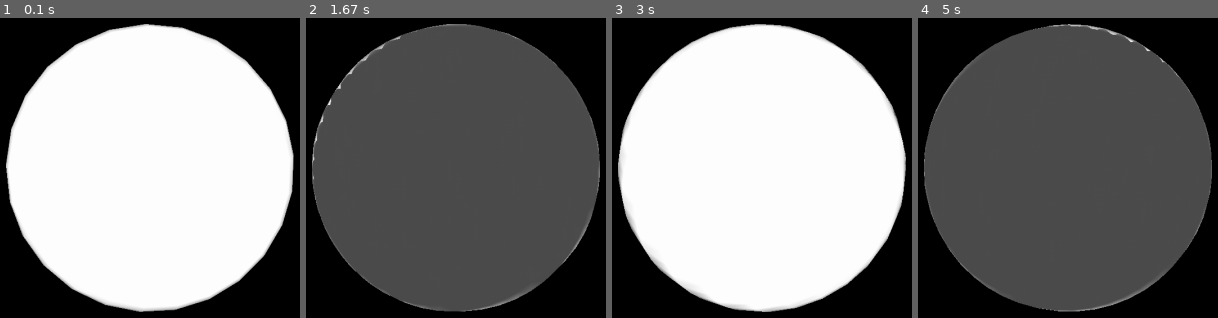
Above: before the commit, frames 1-4 (left to right).
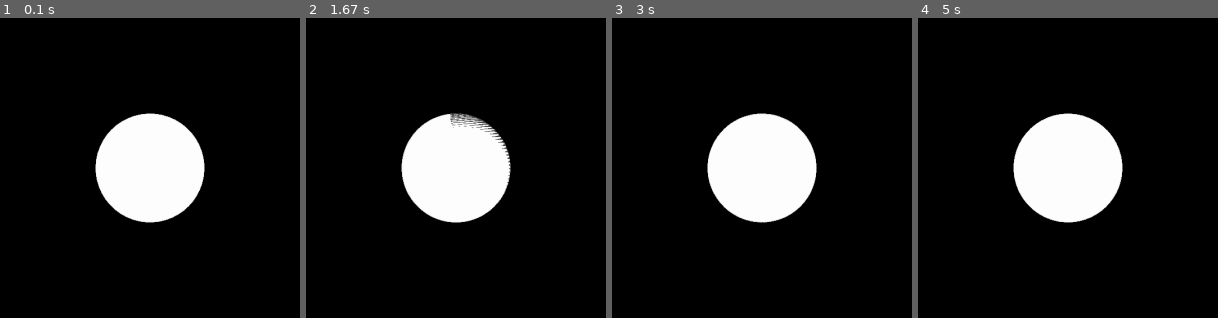
Above: after the commit, the same moments.

Repository: tgm1314-sschwarz/planets
Game: pygame game, started from Sphere.py
Two runs of this game, one before a commit and one after it. Both use one fixed random seed, a clock stepped at 60 frames per second and the inputs below.
Inputs:
- Up to frame 1 (0.1 s): no input
- Up to frame 2 (1.67 s): hold Up 0.33-0.8 s; hold Down 0.83-1.3 s; hold Up from 1.33 s (still down)
- Up to frame 3 (3 s): release Up at 1.8 s; hold Down 1.83-2.3 s; hold Up 2.33-2.8 s; hold Down from 2.83 s (still down)
- Up to frame 4 (5 s): release Down at 3.3 s; hold Up 3.33-3.8 s; hold Down 3.83-4.3 s; hold Up 4.33-4.8 s; hold Down from 4.83 s (still down)

The runs differ from the first frame. In frame 1, 62% of the frame differs, in the area x 2-98%, y 2-98%; in frame 2, 72%; in frame 3, 62%; in frame 4, 72%.

Commit message:
Key input for the rotation speed added

Diff:
--- a/Sphere.py
+++ b/Sphere.py
@@ -25,7 +25,7 @@
             zr1 = cos(lat1)
 
             #glBegin(GL_POINTS)
-            #glBegin(GL_LINES)
+            #glBegin(GL_LINE_STRIP)
             glBegin(GL_QUAD_STRIP)
 
             for j in range(self.longs + 1):
@@ -56,11 +56,7 @@
         glEnable(GL_COLOR_MATERIAL)
         glColorMaterial(GL_FRONT, GL_AMBIENT_AND_DIFFUSE)
 
-    def key(self, key):
-        if key == GLUT_KEY_UP:
-            self.rotate += 1
-        if key == GLUT_KEY_DOWN:
-            self.rotate -= 1
+
 
 
 def main():
@@ -69,22 +65,34 @@
     pygame.display.set_mode(display, DOUBLEBUF | OPENGL)
 
     #camera settings
-    gluPerspective(20.0, (display[0]/display[1]), 1, 50.0)
+    gluPerspective(50.0, (display[0]/display[1]), 1, 50.0)
     glTranslatef(0.0, 0.0, -10.0)
 
-    s = Sphere(1.0, 25, 25)
+    s = Sphere(1.0, 50, 50)
 
     while True:
         for event in pygame.event.get():
+            if event.type == pygame.KEYDOWN:
+                if event.key == pygame.K_UP:
+                    s.rotate += 1
+                if event.key == pygame.K_DOWN:
+                    s.rotate -= 1
             if event.type == pygame.QUIT:
                 pygame.quit()
                 quit()
 
         glRotatef(s.rotate, 10, 10, 10)
+
+
         glClear(GL_COLOR_BUFFER_BIT | GL_DEPTH_BUFFER_BIT)
+        s.draw_sphere()
 
-        s.draw_sphere()
+
+
+
         s.light()
+
+
 
         pygame.display.flip()
         pygame.time.wait(10)
